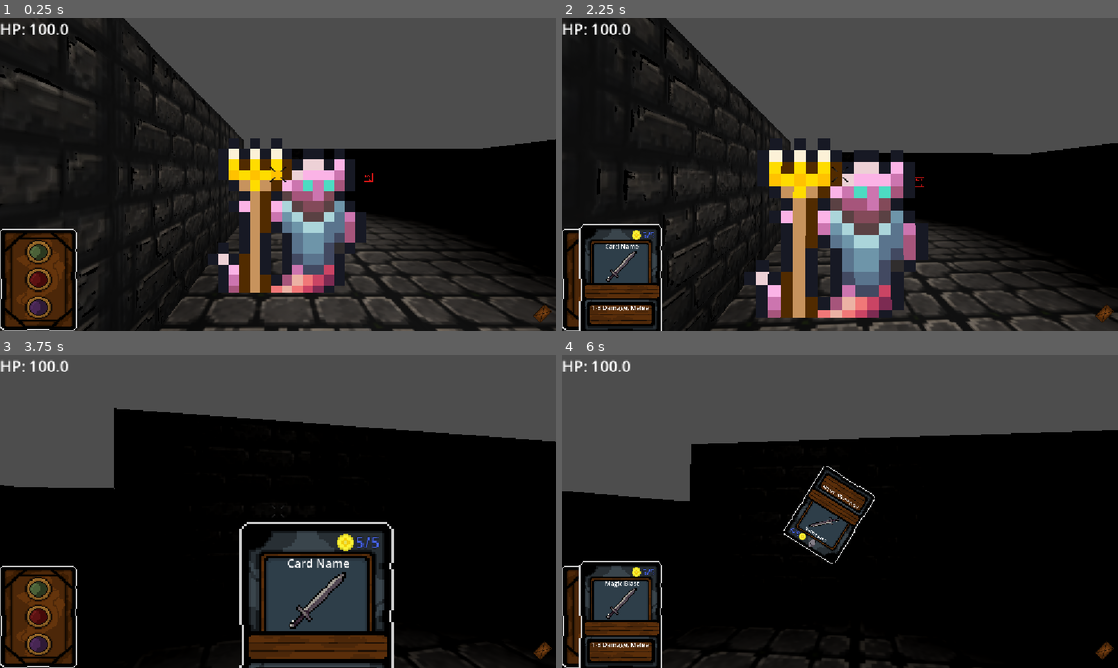
Above: before the commit, frames 1-4 (two rows, left to right).
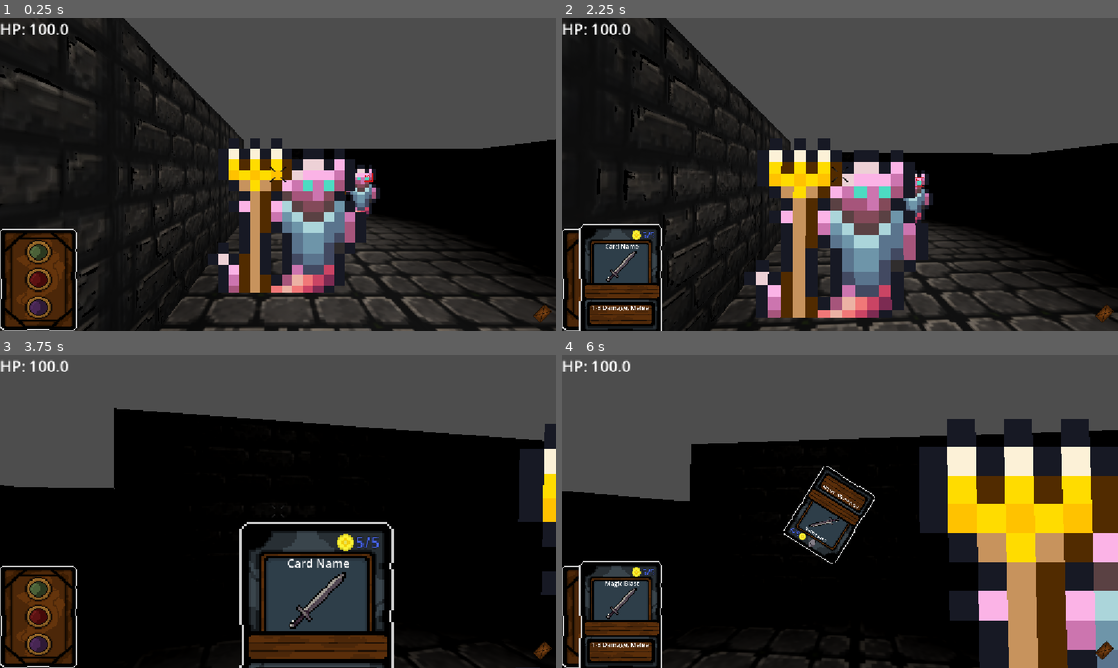
Above: after the commit, the same moments.

Repository: breitenbach128/dark-crawl
Game: Godot game, scene res://main.tscn
Two runs of this game, one before a commit and one after it. Both use one fixed random seed, a clock stepped at 60 frames per second and the inputs below. Sound files missing from this copy of the repository are replaced by a short silence.
Inputs (mouse positions are in pixels of both pictures, inside the frame that each line leads up to):
- Up to frame 1 (0.25 s): no input
- Up to frame 2 (2.25 s): tap Enter at 0.5 s; move the mouse to (867, 174) at 0.52 s; hold Shift (dash) 0.53-1.28 s; hold W (move_forward) from 0.53 s (still down); click (867, 174) at 0.67 s; tap Space (jump) at 0.77, 1.52 s; move the mouse to (812, 174) at 1.27 s; tap N (discard_card_force) at 1.35 s; move the mouse to (851, 168) at 2.02 s; tap B (draw_card_force) at 2.1 s
- Up to frame 3 (3.75 s): keep holding W (move_forward); move the mouse to (272, 517) at 2.77 s; tap E (select_next_card) at 2.85 s; click (272, 517) at 2.92 s; tap Space (jump) at 3.02 s; move the mouse to (316, 514) at 3.52 s; hold Q (select_prev_card) from 3.53 s (still down)
- Up to frame 4 (6 s): tap Space (jump) at 3.77, 4.52 s; move the mouse to (795, 508) at 4.27 s; release Q (select_prev_card) at 4.28 s; tap Shift (dash) at 4.35 s; move the mouse to (845, 511) at 5.02 s; tap N (discard_card_force) at 5.1 s; click (845, 511) at 5.17 s; move the mouse to (817, 505) at 5.77 s; release W (move_forward) at 5.78 s; hold D (strafe_right) from 5.78 s (still down); tap B (draw_card_force) at 5.85 s

The runs differ from the first frame. In frame 1, 0.6% of the frame differs, in the area x 62-69%, y 46-63%; in frame 2, 0.4%; in frame 3, 2.1%; in frame 4, 23%, in the area x 64-100%, y 20-100%.

Commit message:
More state machine stuff and some attack code for enemies

Diff:
--- a/Components/health_component.gd
+++ b/Components/health_component.gd
@@ -16,6 +16,7 @@
 
 signal health_changed
 signal health_death
+
 
 func _ready() -> void:
 	pass
@@ -52,6 +53,3 @@
 		#Switch to dead state, removing you from being targeted by enemies but allowing you
 		#be revived by other players.
 		#If all players are dead, go to MISSION failed screen to exit or restart
-	else:
-		#Monster death animation should start.
-		queue_free()
--- a/Enemies/enemy_1.gd
+++ b/Enemies/enemy_1.gd
@@ -7,11 +7,12 @@
 
 @export var health_component : Health_Component
 @export var attack_component : Attack_Component
+@export var state_machine : StateMachine
 @export var animation_player : AnimationPlayer
 @export var animation_tree : AnimationTree
 @export var line_of_sight: RayCast3D
 
-var death_sound_index = 0
+
 var gravity = 75.5
 
 func _ready() -> void:
@@ -19,8 +20,7 @@
 		health_component.health_death.connect(death)
 
 func death():
-	SoundManager.play_monster_sound(death_sound_index)
-	queue_free()
+	$DeathSounds.play()
 
 func _physics_process(delta: float) -> void:
 	if not is_on_floor():
--- a/Enemies/enemy_1.tscn
+++ b/Enemies/enemy_1.tscn
@@ -8,6 +8,8 @@
 [ext_resource type="Script" uid="uid://cmfdvoc00jqfv" path="res://Statemachine/enemy_idle.gd" id="5_l2fd0"]
 [ext_resource type="Script" uid="uid://bxktyrxbnrj8p" path="res://Statemachine/enemy_wander.gd" id="6_l2fd0"]
 [ext_resource type="Script" uid="uid://btwueqitmvqcq" path="res://Statemachine/enemy_attack.gd" id="8_rknch"]
+[ext_resource type="Script" uid="uid://diy2rcwynumbt" path="res://Statemachine/enemy_death.gd" id="9_xamao"]
+[ext_resource type="AudioStream" uid="uid://cwwjfbge4nnqj" path="res://Sound/monster_grunt_1.mp3" id="10_7bagf"]
 
 [sub_resource type="CapsuleShape3D" id="CapsuleShape3D_h2yge"]
 
@@ -42,6 +44,35 @@
 }]
 }
 
+[sub_resource type="Animation" id="Animation_rknch"]
+resource_name = "Death"
+tracks/0/type = "value"
+tracks/0/imported = false
+tracks/0/enabled = true
+tracks/0/path = NodePath("Sprite3D:frame")
+tracks/0/interp = 1
+tracks/0/loop_wrap = true
+tracks/0/keys = {
+"times": PackedFloat32Array(0, 0.13333334, 0.26666668, 0.43333334, 0.6),
+"transitions": PackedFloat32Array(1, 1, 1, 1, 1),
+"update": 1,
+"values": [12, 13, 14, 15, 16]
+}
+tracks/1/type = "method"
+tracks/1/imported = false
+tracks/1/enabled = true
+tracks/1/path = NodePath("StateMachine/StateEnemyDeath")
+tracks/1/interp = 1
+tracks/1/loop_wrap = true
+tracks/1/keys = {
+"times": PackedFloat32Array(1),
+"transitions": PackedFloat32Array(1),
+"values": [{
+"args": [],
+"method": &"death_animation_complete"
+}]
+}
+
 [sub_resource type="Animation" id="Animation_csjqm"]
 resource_name = "Idle"
 length = 1.2
@@ -94,6 +125,7 @@
 [sub_resource type="AnimationLibrary" id="AnimationLibrary_rknch"]
 _data = {
 &"Attack": SubResource("Animation_by8t8"),
+&"Death": SubResource("Animation_rknch"),
 &"Idle": SubResource("Animation_csjqm"),
 &"RESET": SubResource("Animation_1jrr1"),
 &"Walk": SubResource("Animation_rtiul")
@@ -102,6 +134,9 @@
 [sub_resource type="AnimationNodeAnimation" id="AnimationNodeAnimation_rtiul"]
 animation = &"Attack"
 
+[sub_resource type="AnimationNodeAnimation" id="AnimationNodeAnimation_xamao"]
+animation = &"Death"
+
 [sub_resource type="AnimationNodeAnimation" id="AnimationNodeAnimation_csjqm"]
 animation = &"Idle"
 
@@ -123,20 +158,36 @@
 
 [sub_resource type="AnimationNodeStateMachineTransition" id="AnimationNodeStateMachineTransition_j7amk"]
 
+[sub_resource type="AnimationNodeStateMachineTransition" id="AnimationNodeStateMachineTransition_0jsf0"]
+
+[sub_resource type="AnimationNodeStateMachineTransition" id="AnimationNodeStateMachineTransition_164jd"]
+
+[sub_resource type="AnimationNodeStateMachineTransition" id="AnimationNodeStateMachineTransition_3o4xe"]
+
 [sub_resource type="AnimationNodeStateMachine" id="AnimationNodeStateMachine_xamao"]
 states/Attack/node = SubResource("AnimationNodeAnimation_rtiul")
-states/Attack/position = Vector2(479, 100)
+states/Attack/position = Vector2(570, 79)
+states/Death/node = SubResource("AnimationNodeAnimation_xamao")
+states/Death/position = Vector2(781, 229)
 states/Idle/node = SubResource("AnimationNodeAnimation_csjqm")
 states/Idle/position = Vector2(315, 229)
 states/Start/position = Vector2(143, 100)
 states/Walk/node = SubResource("AnimationNodeAnimation_1jrr1")
-states/Walk/position = Vector2(658, 229)
-transitions = ["Start", "Idle", SubResource("AnimationNodeSt …(440 unchanged characters)… mationNodeStateMachineTransition_j7amk")]
-
-[node name="Enemy1" type="CharacterBody3D" unique_id=772004908 node_paths=PackedStringArray("health_component", "attack_component", "animation_player", "animation_tree", "line_of_sight")]
+states/Walk/position = Vector2(570, 344)
+transitions = ["Start", "Idle", SubResource("AnimationNodeSt …(440 unchanged characters)… mationNodeStateMachineTransition_j7amk"), "Idle", "Death", SubResource("AnimationNodeStateMachineTransition_0jsf0"), "Attack", "Death", SubResource("AnimationNodeStateMachineTransition_164jd"), "Walk", "Death", SubResource("AnimationNodeStateMachineTransition_3o4xe")]
+graph_offset = Vector2(183.40422, 47.548744)
+
+[sub_resource type="AudioStreamRandomizer" id="AudioStreamRandomizer_wys7m"]
+random_pitch = 1.005793
+random_volume_offset_db = 0.1
+streams_count = 1
+stream_0/stream = ExtResource("10_7bagf")
+
+[node name="Enemy1" type="CharacterBody3D" unique_id=772004908 node_paths=PackedStringArray("health_component", "attack_component", "state_machine", "animation_player", "animation_tree", "line_of_sight")]
 script = ExtResource("1_vy3xu")
 health_component = NodePath("HealthComponent")
 attack_component = NodePath("AttackComponent")
+state_machine = NodePath("StateMachine")
 animation_player = NodePath("AnimationPlayer")
 animation_tree = NodePath("AnimationTree")
 line_of_sight = NodePath("LineOfSign")
@@ -151,8 +202,7 @@
 billboard = 2
 texture_filter = 0
 texture = ExtResource("1_mbxyh")
-hframes = 14
-region_enabled = true
+hframes = 17
 region_rect = Rect2(0, 0, 224, 16)
 
 [node name="HealthComponent" parent="." unique_id=657661605 instance=ExtResource("3_4cuqr")]
@@ -185,6 +235,11 @@
 attack_rate_timer = 1.5
 metadata/_custom_type_script = "uid://btwueqitmvqcq"
 
+[node name="StateEnemyDeath" type="Node" parent="StateMachine" unique_id=619789061 node_paths=PackedStringArray("enemy")]
+script = ExtResource("9_xamao")
+enemy = NodePath("../..")
+metadata/_custom_type_script = "uid://diy2rcwynumbt"
+
 [node name="AnimationPlayer" type="AnimationPlayer" parent="." unique_id=1872529516]
 libraries/ = SubResource("AnimationLibrary_rknch")
 
@@ -194,3 +249,6 @@
 
 [node name="LineOfSign" type="RayCast3D" parent="." unique_id=420305316]
 transform = Transform3D(1, 0, 0, 0, 1, 0, 0, 0, 1, 0, 1.6, 0)
+
+[node name="DeathSounds" type="AudioStreamPlayer3D" parent="." unique_id=2059134241]
+stream = SubResource("AudioStreamRandomizer_wys7m")
--- a/Enemies/enemy_2.gd
+++ /dev/null
@@ -1,24 +0,0 @@
-extends CharacterBody3D
-
-class_name EnemySM
-
-
-@export var enemy_name : String = "Enemy"
-
-@export var health_component : Health_Component
-
-var death_sound_index = 0
-var gravity = 75.5
-
-func _ready() -> void:
-	if health_component:
-		health_component.health_death.connect(death)
-
-func death():
-	SoundManager.play_monster_sound(death_sound_index)
-	queue_free()
-
-func _physics_process(delta: float) -> void:
-	if not is_on_floor():
-		velocity.y -= gravity * delta
-	move_and_slide()
--- a/Enemies/enemy_2.tscn
+++ /dev/null
@@ -1,131 +0,0 @@
-[gd_scene format=3 uid="uid://bjtmk0f1ehwt5"]
-
-[ext_resource type="Script" uid="uid://bot15kw8y5sd4" path="res://Enemies/enemy_2.gd" id="1_csjqm"]
-[ext_resource type="Texture2D" uid="uid://cqtpg0fh2vgee" path="res://art/Enemies/MerfolkImpaler.png" id="2_by8t8"]
-[ext_resource type="PackedScene" uid="uid://qqxbogqjoj2j" path="res://Components/Health_Component.tscn" id="3_sesgi"]
-
-[sub_resource type="CapsuleShape3D" id="CapsuleShape3D_h2yge"]
-
-[sub_resource type="Animation" id="Animation_by8t8"]
-resource_name = "Attack"
-length = 0.5
-tracks/0/type = "value"
-tracks/0/imported = false
-tracks/0/enabled = true
-tracks/0/path = NodePath("Sprite3D:frame")
-tracks/0/interp = 1
-tracks/0/loop_wrap = true
-tracks/0/keys = {
-"times": PackedFloat32Array(0, 0.1, 0.2, 0.3, 0.4),
-"transitions": PackedFloat32Array(1, 1, 1, 1, 1),
-"update": 1,
-"values": [7, 8, 9, 10, 11]
-}
-
-[sub_resource type="Animation" id="Animation_csjqm"]
-resource_name = "Idle"
-length = 1.2
-loop_mode = 1
-tracks/0/type = "value"
-tracks/0/imported = false
-tracks/0/enabled = true
-tracks/0/path = NodePath("Sprite3D:frame")
-tracks/0/interp = 1
-tracks/0/loop_wrap = true
-tracks/0/keys = {
-"times": PackedFloat32Array(0, 0.3, 0.6, 0.9),
-"transitions": PackedFloat32Array(1, 1, 1, 1),
-"update": 1,
-"values": [1, 0, 2, 3]
-}
-
-[sub_resource type="Animation" id="Animation_1jrr1"]
-length = 0.001
-tracks/0/type = "value"
-tracks/0/imported = false
-tracks/0/enabled = true
-tracks/0/path = NodePath("Sprite3D:frame")
-tracks/0/interp = 1
-tracks/0/loop_wrap = true
-tracks/0/keys = {
-"times": PackedFloat32Array(0),
-"transitions": PackedFloat32Array(1),
-"update": 1,
-"values": [0]
-}
-
-[sub_resource type="Animation" id="Animation_rtiul"]
-resource_name = "Walk"
-length = 0.5
-loop_mode = 2
-tracks/0/type = "value"
-tracks/0/imported = false
-tracks/0/enabled = true
-tracks/0/path = NodePath("Sprite3D:frame")
-tracks/0/interp = 1
-tracks/0/loop_wrap = true
-tracks/0/keys = {
-"times": PackedFloat32Array(0, 0.2, 0.4),
-"transitions": PackedFloat32Array(1, 1, 1),
-"update": 1,
-"values": [4, 5, 6]
-}
-
-[sub_resource type="AnimationLibrary" id="AnimationLibrary_rtiul"]
-_data = {
-&"Attack": SubResource("Animation_by8t8"),
-&"Idle": SubResource("Animation_csjqm"),
-&"RESET": SubResource("Animation_1jrr1"),
-&"Walk": SubResource("Animation_rtiul")
-}
-
-[sub_resource type="AnimationNodeAnimation" id="AnimationNodeAnimation_rtiul"]
-animation = &"Attack"
-
-[sub_resource type="AnimationNodeAnimation" id="AnimationNodeAnimation_csjqm"]
-animation = &"Idle"
-
-[sub_resource type="AnimationNodeAnimation" id="AnimationNodeAnimation_1jrr1"]
-animation = &"Walk"
-
-[sub_resource type="AnimationNodeStateMachineTransition" id="AnimationNodeStateMachineTransition_rtiul"]
-advance_mode = 2
-
-[sub_resource type="AnimationNodeStateMachine" id="AnimationNodeStateMachine_csjqm"]
-states/Attack/node = SubResource("AnimationNodeAnimation_rtiul")
-states/Attack/position = Vector2(479, 100)
-states/Idle/node = SubResource("AnimationNodeAnimation_csjqm")
-states/Idle/position = Vector2(315, 229)
-states/Start/position = Vector2(143, 100)
-states/Walk/node = SubResource("AnimationNodeAnimation_1jrr1")
-states/Walk/position = Vector2(658, 229)
-transitions = ["Start", "Idle", SubResource("AnimationNodeStateMachineTransition_rtiul")]
-
-[node name="EnemySM" type="CharacterBody3D" unique_id=772004908]
-script = ExtResource("1_csjqm")
-
-[node name="CollisionShape3D" type="CollisionShape3D" parent="." unique_id=1774136908]
-transform = Transform3D(1, 0, 0, 0, 1, 0, 0, 0, 1, 0, 1.2, 0)
-shape = SubResource("CapsuleShape3D_h2yge")
-
-[node name="Sprite3D" type="Sprite3D" parent="." unique_id=669087216]
-transform = Transform3D(1, 0, 0, 0, 1, 0, 0, 0, 1, 0, 1.2, 0)
-pixel_size = 0.15
-billboard = 2
-texture_filter = 0
-texture = ExtResource("2_by8t8")
-hframes = 14
-region_enabled = true
-region_rect = Rect2(0, 0, 224, 16)
-
-[node name="HealthComponent" parent="." unique_id=657661605 instance=ExtResource("3_sesgi")]
-transform = Transform3D(1, 0, 0, 0, 1, 0, 0, 0, 1, 0, 1.2, -0.2)
-health = 10
-health_max = 10
-
-[node name="AnimationPlayer" type="AnimationPlayer" parent="." unique_id=2083722768]
-libraries/ = SubResource("AnimationLibrary_rtiul")
-
-[node name="AnimationTree" type="AnimationTree" parent="." unique_id=1578536036]
-tree_root = SubResource("AnimationNodeStateMachine_csjqm")
-anim_player = NodePath("../AnimationPlayer")
--- a/Statemachine/enemy_attack.gd
+++ b/Statemachine/enemy_attack.gd
@@ -10,6 +10,12 @@
 
 var atc: Attack_Component
 var use_animtree: bool = true
+#general purpose interrupts for states - Common actions
+var is_dead : bool = false
+
+func _ready() -> void:
+	if enemy:
+		enemy.health_component.health_death.connect(func(): is_dead = true)
 
 func attack_animation_loop_complete():
 	var target = enemy.find_closest_player_target()
@@ -31,6 +37,9 @@
 		use_animtree = false
 
 func Update(delta: float):
+	#Is Dead?
+	if is_dead:
+		Transitioned.emit(self, "StateEnemyDeath")
 
 	#Do manual timer if there is no animation
 	if !use_animtree:
@@ -47,5 +56,6 @@
 
 			attack_rate_count = 0
 
+
 func Physics_Update(_delta : float):
 	pass
--- /dev/null
+++ b/Statemachine/enemy_death.gd
@@ -0,0 +1,14 @@
+extends State
+class_name StateEnemyDeath
+
+@export var enemy : Enemy
+
+
+func death_animation_complete():
+	enemy.queue_free()
+
+func Enter():
+	print("Enter State Enemy Death")
+	if enemy.animation_tree:
+		var anim_sm :AnimationNodeStateMachinePlayback = enemy.animation_tree.get("parameters/playback")
+		anim_sm.travel("Death")
--- a/Statemachine/enemy_idle.gd
+++ b/Statemachine/enemy_idle.gd
@@ -5,16 +5,27 @@
 @export var bored_level : float = 0.50
 
 var idle_time : float
-
+#general purpose interrupts for states - Common actions
+var is_dead : bool = false
 
 func randomize_idle():
 	idle_time = randf_range(1,10)
 
+func _ready() -> void:
+	if enemy:
+		enemy.health_component.health_death.connect(func(): is_dead = true)
+
 func Enter():
 	print("Enter State, StateEnemyIdle")
 	randomize_idle()
+	if enemy.animation_tree:
+		var anim_sm :AnimationNodeStateMachinePlayback = enemy.animation_tree.get("parameters/playback")
+		anim_sm.travel("Idle")
 
 func Update(delta: float):
+	#Is Dead?
+	if is_dead:
+		Transitioned.emit(self, "StateEnemyDeath")
 	if idle_time > 0:
 		idle_time -= delta
 	else:
--- a/Statemachine/enemy_wander.gd
+++ b/Statemachine/enemy_wander.gd
@@ -1,21 +1,34 @@
 extends State
 class_name StateEnemyWander
 
-@export var enemy : CharacterBody3D
+@export var enemy : Enemy
 var move_speed : float = 6.0
 var move_direction: Vector3
 var wander_time : float
+#general purpose interrupts for states - Common actions
+var is_dead : bool = false
+
+
+
+func _ready() -> void:
+	if enemy:
+		enemy.health_component.health_death.connect(func(): is_dead = true)
 
 func randomize_wander():
 	move_direction  = Vector3(randf_range(-1,1),0.0,randf_range(-1,1))
 	wander_time = randf_range(3,6)
 
-
 func Enter():
 	randomize_wander()
 	print("Enter State, StateEnemyWander")
+	if enemy.animation_tree:
+		var anim_sm :AnimationNodeStateMachinePlayback = enemy.animation_tree.get("parameters/playback")
+		anim_sm.travel("Walk")
 
 func Update(delta: float):
+	#Is Dead?
+	if is_dead:
+		Transitioned.emit(self, "StateEnemyDeath")
 	#Check for players to kill
 	var target = enemy.find_closest_player_target()
 	if target:
@@ -27,8 +40,7 @@
 	else:
 		randomize_wander()
 
+
 func Physics_Update(_delta : float):
 	if enemy:
 		enemy.velocity = move_direction * move_speed
-
-#Transitioned.emit(self, "otherstate")
--- a/UI/Cards/card.gd
+++ b/UI/Cards/card.gd
@@ -101,7 +101,7 @@
 			return player.right_hand
 
 func attack_action():
-	print("attack card ", attack_damage)
+	#print("attack card ", attack_damage)
 	var attack : Attack = attack_resource.instantiate()
 	attack.attack(attack_damage)
 	get_tree().current_scene.bullets_root.add_child(attack)
--- a/Weapons/attack.gd
+++ b/Weapons/attack.gd
@@ -10,7 +10,7 @@
 
 func _on_body_entered(body: Node) -> void:
 	if body is Enemy:
-		print("Hit Enemy ", attack_damage)
+		#print("Hit Enemy ", attack_damage)
 		if body.health_component:
 			body.health_component.take_damage(attack_damage)
 
--- /dev/null
+++ b/World/MapGenerator/map_generator.gd
@@ -0,0 +1,13 @@
+extends Node
+class_name MapGenerator
+
+@export var room_list : Array[RoomData] = []
+@export var max_depth : int = 5
+@export var rooms_holder : Node3D
+#Get list of all rooms and pick random starting room.
+
+#Foreach exit, find a room with a matching exit that can connect
+#if found, mark exit as connected and move into the new room
+	# Go into that room, and pick an unconnected exit and repeat until no exits remain
+	#track depth and if depth reaches max, mark this room in a list.
+#at the end, pick one of the max distance rooms and set it as the level exit
--- /dev/null
+++ b/World/MapGenerator/room_data.gd
@@ -0,0 +1,11 @@
+extends Resource
+class_name RoomData
+
+#Assumptions
+#Rooms start at 0,0 (top down) and grow positive
+
+@export var room_size : Vector2i = Vector2i(4,4)
+#Exit locations are marked to show where they leave.
+#0,-1 leaves to the north from the 0,0 position
+@export var exit_locations : Array[Vector2i] = [Vector2i(0,-1)]
+@export var room_scene : Resource
--- a/main.tscn
+++ b/main.tscn
@@ -9,6 +9,7 @@
 [ext_resource type="PackedScene" uid="uid://ce16cimxtm3mu" path="res://World/Floors/floor_4x4.tscn" id="7_272bh"]
 [ext_resource type="PackedScene" uid="uid://x7x6ehjlc4ny" path="res://World/Floors/floor_1x1.tscn" id="7_kek77"]
 [ext_resource type="PackedScene" uid="uid://bfa5o3hiytvfv" path="res://Effects/TestFrame.tscn" id="9_kek77"]
+[ext_resource type="Script" uid="uid://c0qsf3xtq5th3" path="res://World/MapGenerator/map_generator.gd" id="10_4c57u"]
 
 [sub_resource type="BoxShape3D" id="BoxShape3D_1bvp3"]
 size = Vector3(60, 1, 60)
@@ -111,4 +112,14 @@
 transform = Transform3D(1, 0, 0, 0, 1, 0, 0, 0, 1, 2.8, 1.7, -3.4)
 player = NodePath("../Player")
 
+[node name="Enemy1" parent="." unique_id=731597731 instance=ExtResource("7_5vw27")]
+transform = Transform3D(1, 0, 0, 0, 1, 0, 0, 0, 1, 3, 0.1, -5.2000003)
+
+[node name="MapGenerator" type="Node" parent="." unique_id=893799580 node_paths=PackedStringArray("rooms_holder")]
+script = ExtResource("10_4c57u")
+rooms_holder = NodePath("../Rooms")
+metadata/_custom_type_script = "uid://c0qsf3xtq5th3"
+
+[node name="Rooms" type="Node3D" parent="." unique_id=1858941957]
+
 [connection signal="body_entered" from="KillZone" to="KillZone" method="_on_body_entered"]
Not shown, removed: Enemies/enemy_2.gd.uid
Not shown, added: Statemachine/enemy_death.gd.uid
Not shown, added: World/MapGenerator/map_generator.gd.uid
Not shown, added: World/MapGenerator/room_data.gd.uid
Binary file changed: art/Enemies/MerfolkImpaler.aseprite
Binary file changed: art/Enemies/MerfolkImpaler.png
